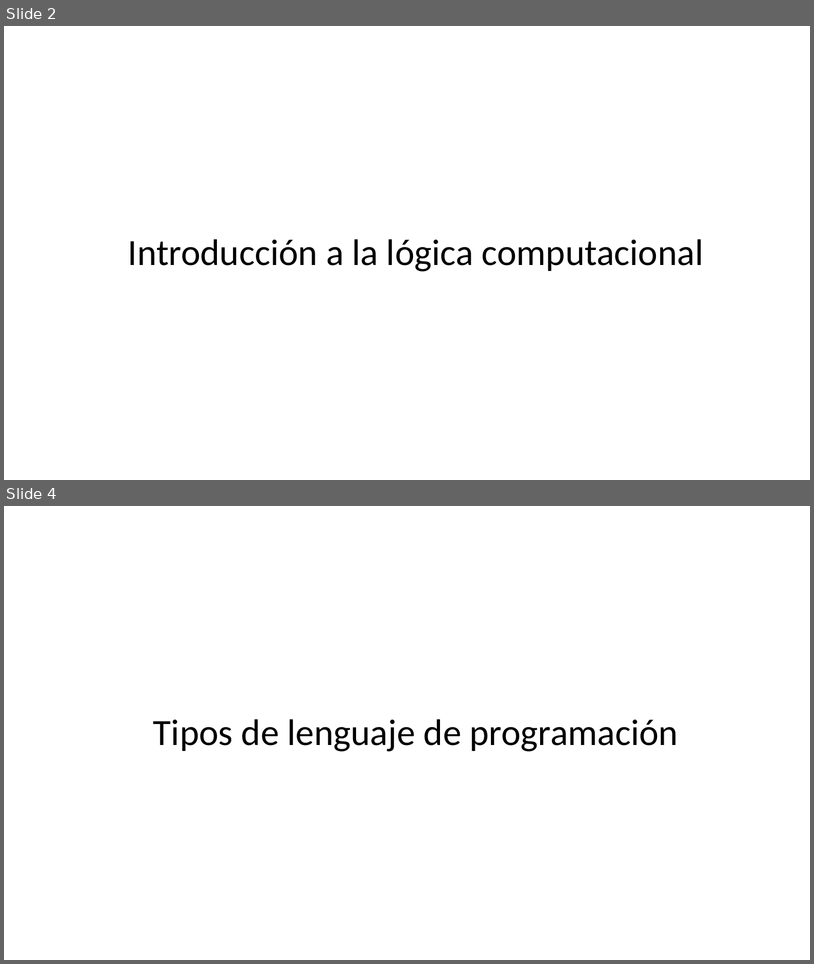
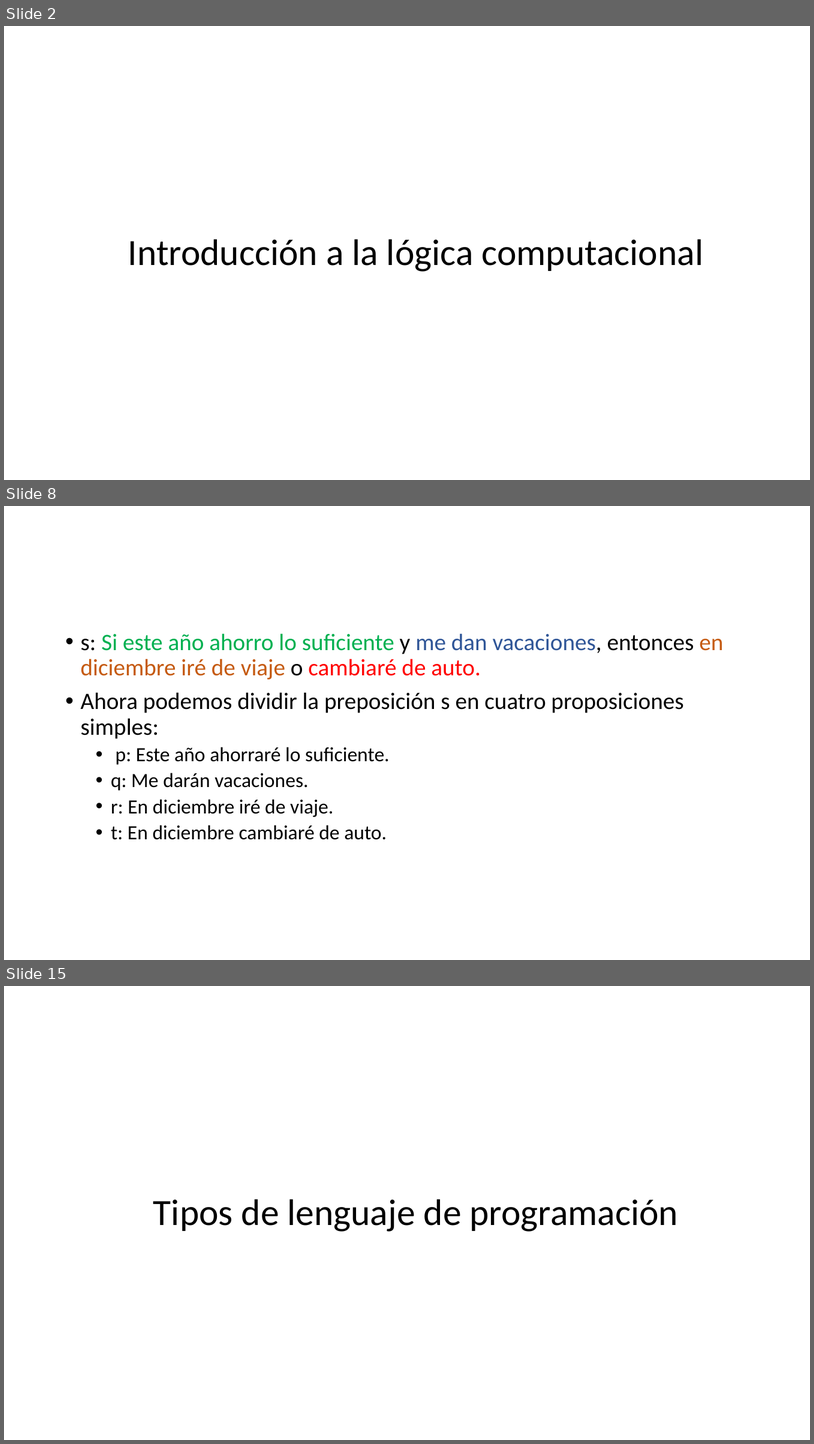
Before and after one commit to jcontrolresearch/StructuredProgramming, a slide deck: Slides/Chapter1-Overview/[1.1]Programming_Lenguages.pptx. Shown one above the other, each under a label of ours: slides 2 and 4 before the commit, slides 2, 8 and 15 after it; the slides between them are not shown. The pictures are 814x964 and 814x1444 pixels, drawn with LibreOffice and Linux fonts; fonts in the diff are those of the drawing. Boxes give left, top, right and bottom in pixels: in the first picture for what was removed or moved away, otherwise in the second. Text is boxed around its words. In the diff, an @@ line names an element or a change of style, - is before the commit and + after.

```diff
--- a/Slides/Chapter1-Overview/[1.1]Programming_Lenguages.pptx
+++ b/Slides/Chapter1-Overview/[1.1]Programming_Lenguages.pptx
@@ slide 8 added at <box>4,506,810,960</box>, background #FFFFFF @@
@@ text added at <box>81,633,723,840</box>, 28 pt, text #000000 @@
+• s: Si este año ahorro lo suficiente y me dan vacaciones, entonces en diciembre iré de viaje o cambiaré de auto.
+• Ahora podemos dividir la preposición s en cuatro proposiciones simples:
+  • p: Este año ahorraré lo suficiente.
+  • q: Me darán vacaciones.
+  • r: En diciembre iré de viaje.
+  • t: En diciembre cambiaré de auto.
@@ what was slide 4 is now slide 15 @@
```
Also in this commit, not shown: 11 other slides added, 1 slide removed.
